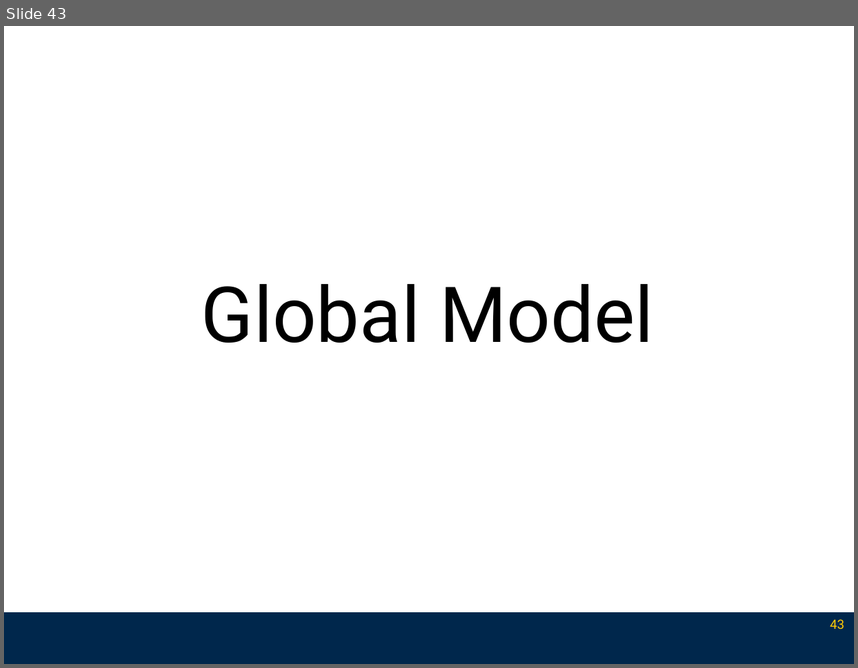
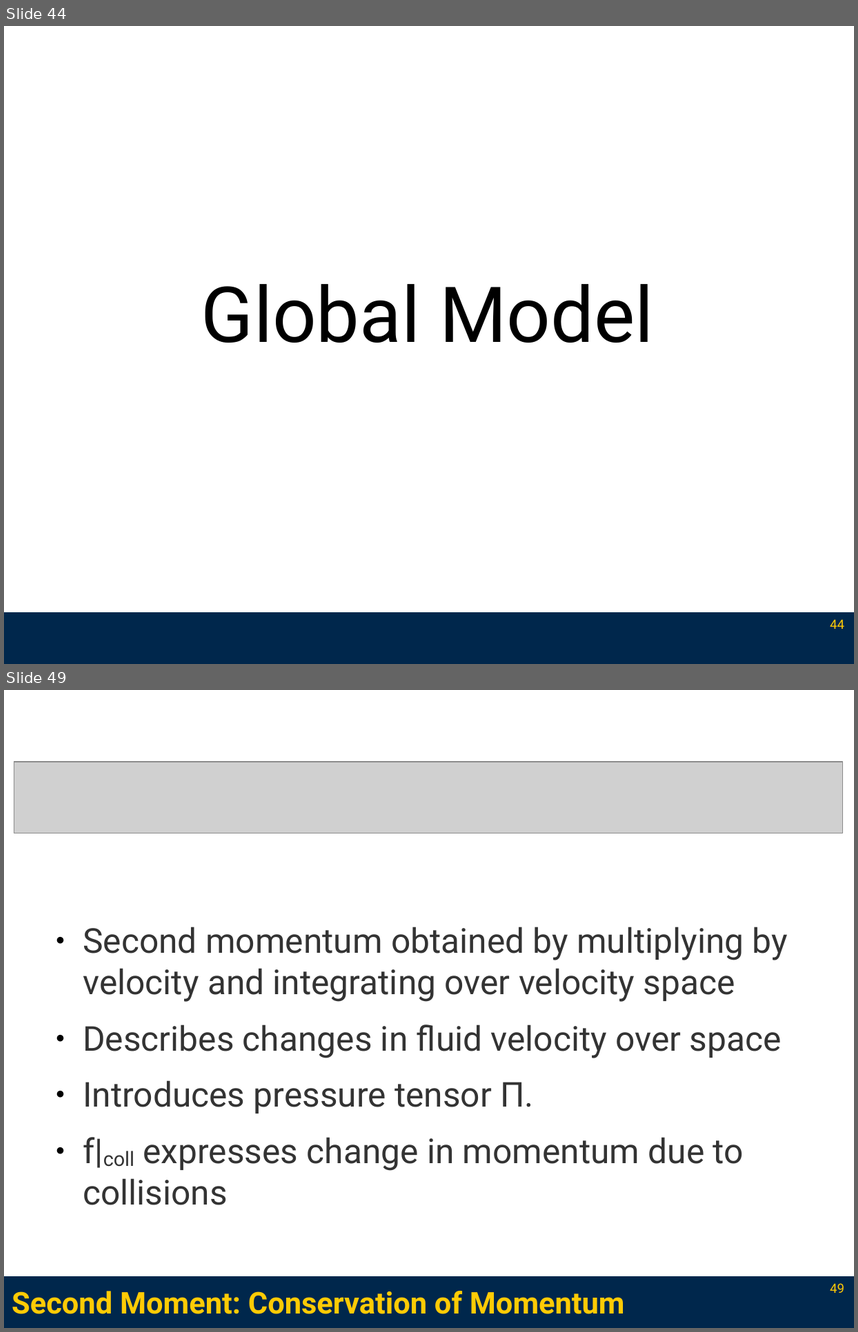
Before and after one commit to l3enny/dissertation, a slide deck: defense/presentation_annotated.odp. Shown one above the other, each under a label of ours: slide 43 before the commit, slides 44 and 49 after it; the slides between them are not shown. The pictures are 858x668 and 858x1332 pixels, drawn with LibreOffice and Linux fonts; fonts in the diff are those of the drawing; grey boxes stand for pictures. Boxes give left, top, right and bottom in pixels: in the first picture for what was removed or moved away, otherwise in the second. Text is boxed around its words. In the diff, an @@ line names an element or a change of style, - is before the commit and + after.

```diff
--- a/defense/presentation_annotated.odp
+++ b/defense/presentation_annotated.odp
@@ slide 49 added at (x1=4, y1=690, x2=854, y2=1328), background #FFFFFF; not listed: 1 template element that a slide beside it also shows @@
@@ picture added at (x1=14, y1=762, x2=842, y2=834) @@
@@ text added at (x1=83, y1=927, x2=788, y2=1205), 32 pt, text #333333 @@
+● Second momentum obtained by multiplying by velocity and integrating over velocity space
+● Describes changes in fluid velocity over space
+● Introduces pressure tensor Π.
+● f|coll expresses change in momentum due to collisions
@@ page number added at (x1=830, y1=1283, x2=844, y2=1293), 12 pt, text #FFCB05 @@
+49
@@ title added at (x1=12, y1=1291, x2=625, y2=1314), 28 pt, text #FFCB05, bold @@
+Second Moment: Conservation of Momentum
@@ what was slide 43 is now slide 44 @@
@@ page number at (x1=830, y1=619, x2=844, y2=629): text changed @@
-43
+44
```
Also in this commit, not shown: 1 slide changed, 22 other slides added, 4 slides removed, 20 other files.
